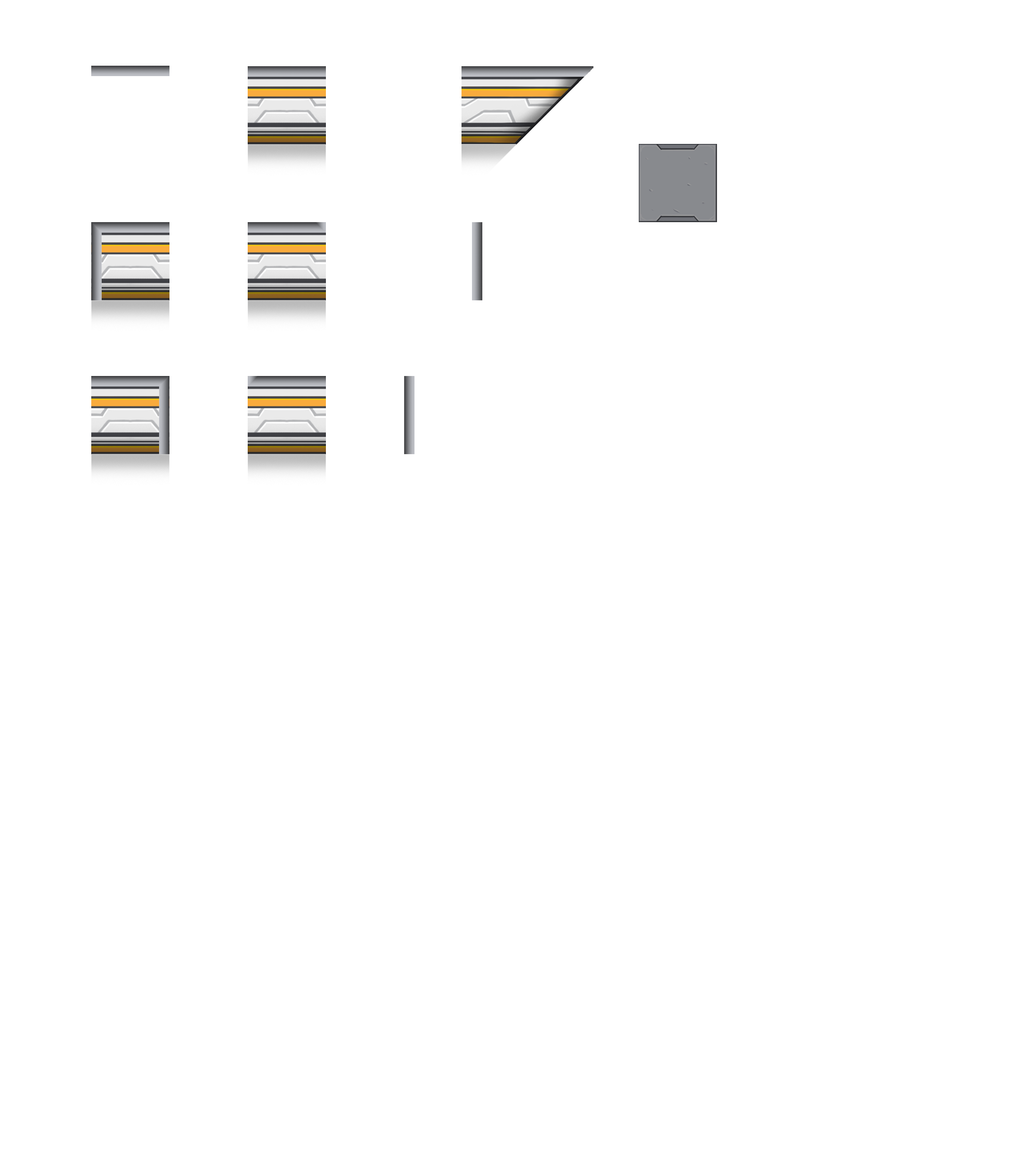
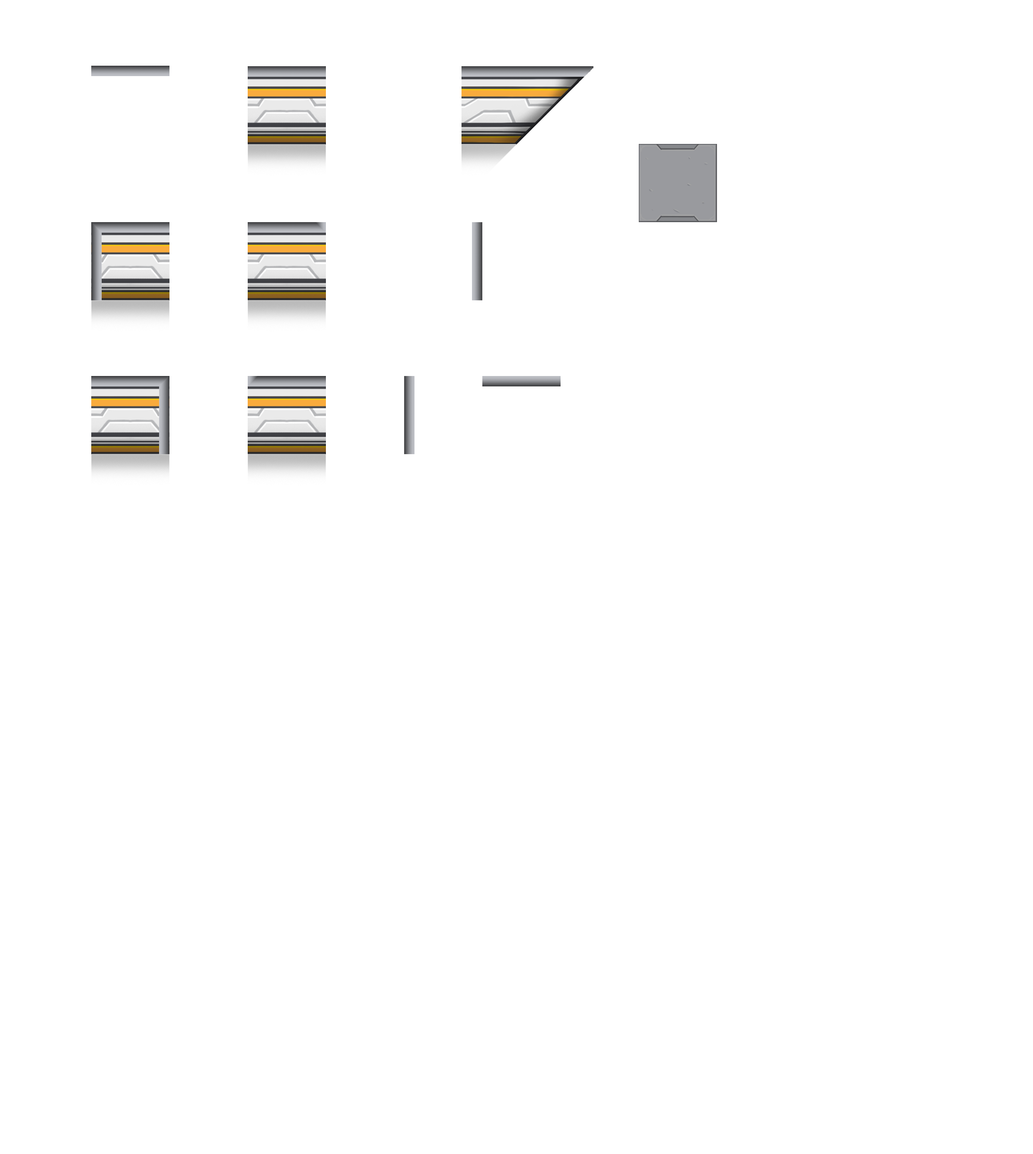
Two versions of the same layered image (1033x1154). Layer-by-layer changes:
added layer "Outline Bottom" in group "Group 1" over bbox(482, 375, 561, 387)
renamed "Layer 0 copy 43" to "Floor", painted on it over bbox(638, 143, 717, 223)
